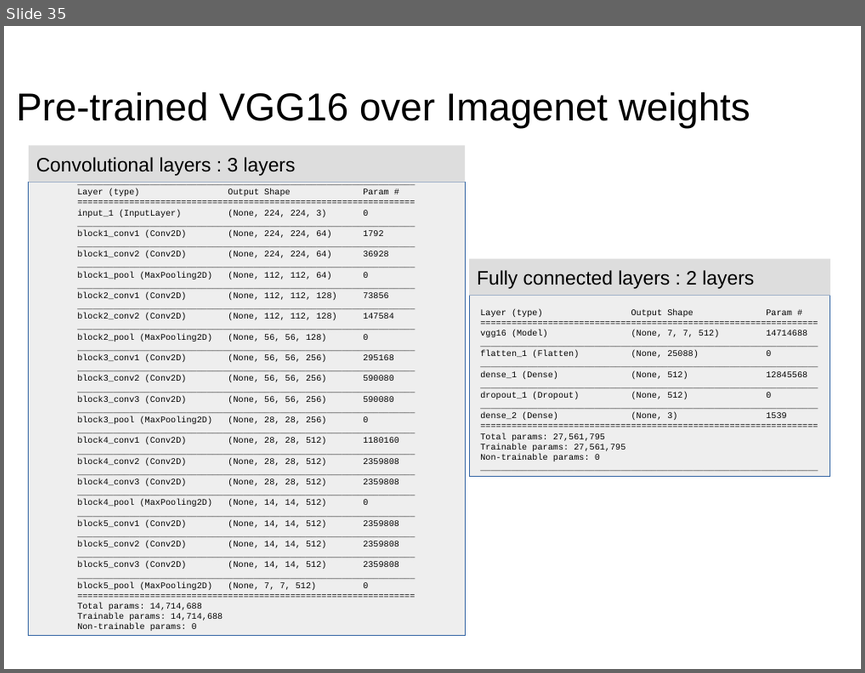
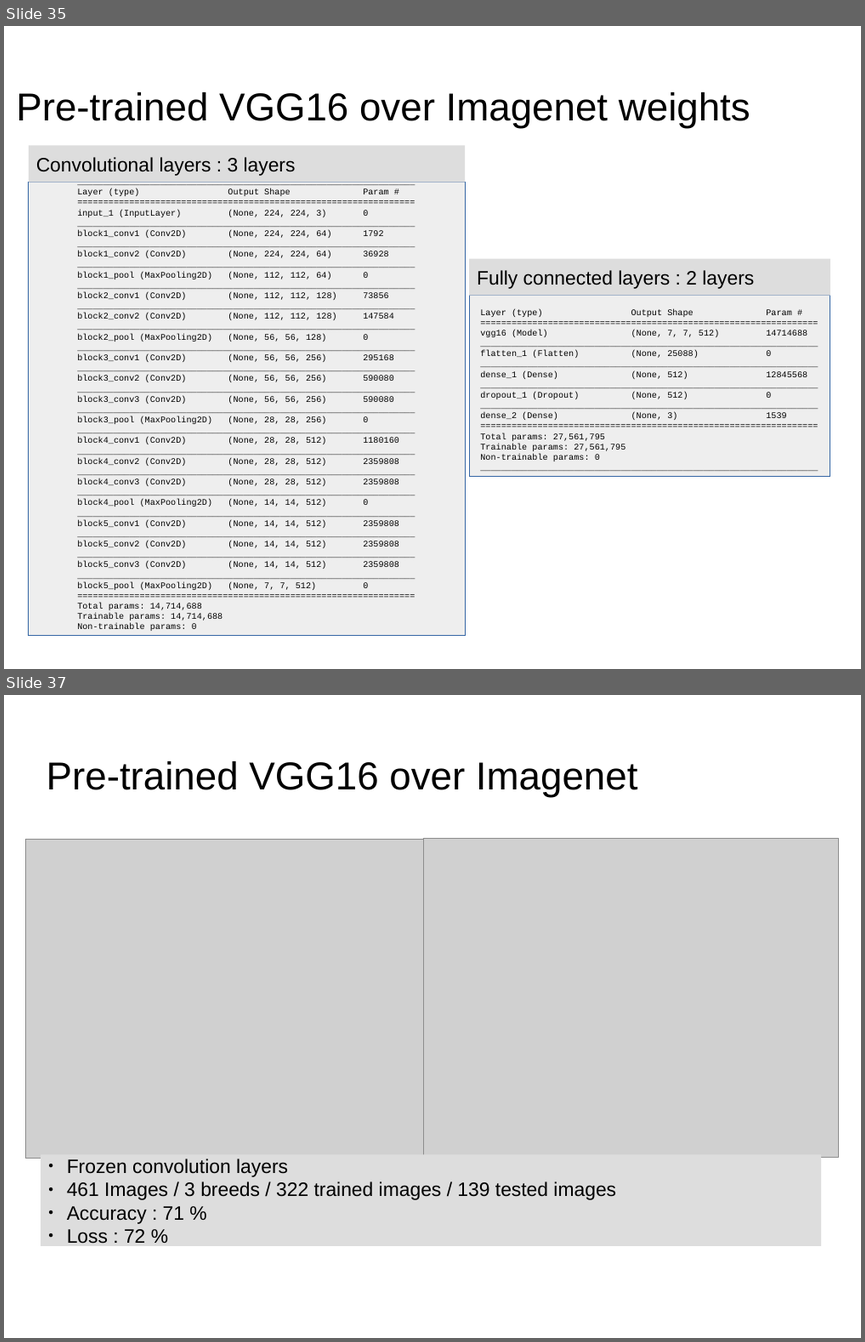
Before and after one commit to dataforcast/OC_Datascientist, a slide deck: P7/report/Openclassrooms_ParcoursDatascientist_P7-V1.odp. Shown one above the other, each under a label of ours: slide 35 before the commit, slides 35 and 37 after it; the slides between them are not shown. The pictures are 865x673 and 865x1342 pixels, drawn with LibreOffice and Linux fonts; fonts in the diff are those of the drawing; grey boxes stand for pictures; background and template pictures are left out. Boxes give left, top, right and bottom in pixels: in the first picture for what was removed or moved away, otherwise in the second. Text is boxed around its words. In the diff, an @@ line names an element or a change of style, - is before the commit and + after.

```diff
--- a/P7/report/Openclassrooms_ParcoursDatascientist_P7-V1.odp
+++ b/P7/report/Openclassrooms_ParcoursDatascientist_P7-V1.odp
@@ slide 37 added at [4,695,861,1338], background picture (left out) @@
@@ title added at [46,761,638,798], 36 pt, text #000000 @@
+Pre-trained VGG16 over Imagenet
@@ picture added at [26,839,436,1157] @@
@@ picture added at [424,838,838,1157] @@
@@ rectangle added at [41,1155,821,1247], fill #DDDDDD, 18 pt, text #000000 @@
+● Frozen convolution layers
+● 461 Images / 3 breeds / 322 trained images / 139 tested images
+● Accuracy : 71 %
+● Loss : 72 %
```
Also in this commit, not shown: 1 slide changed, 4 other files.
